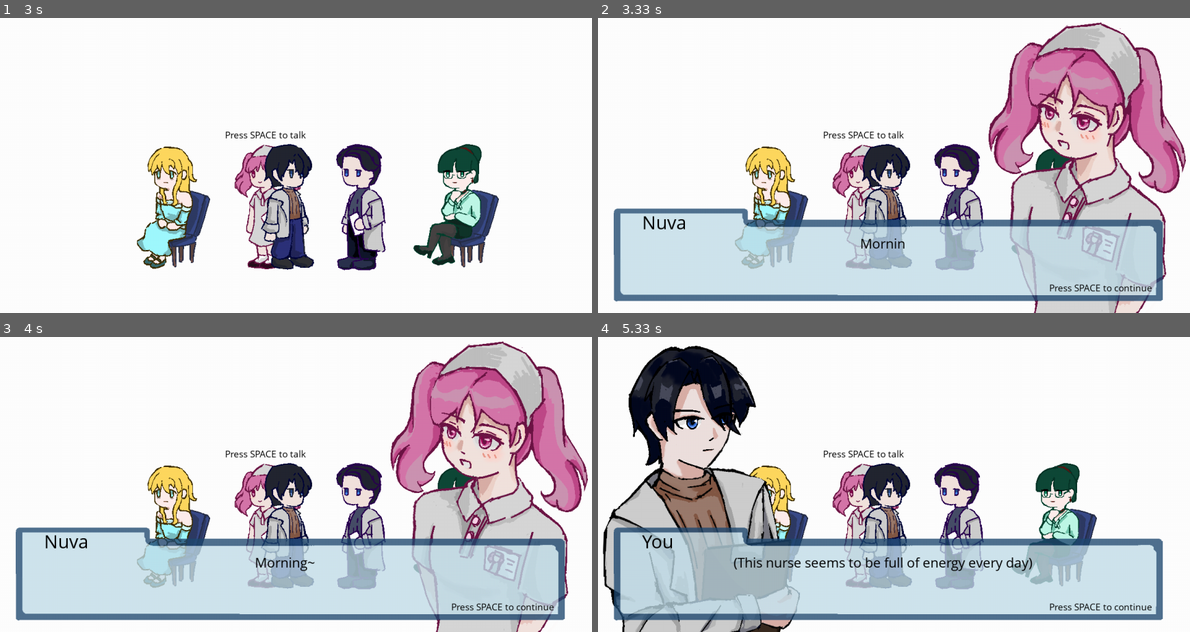
Above: before the commit, frames 1-4 (two rows, left to right).
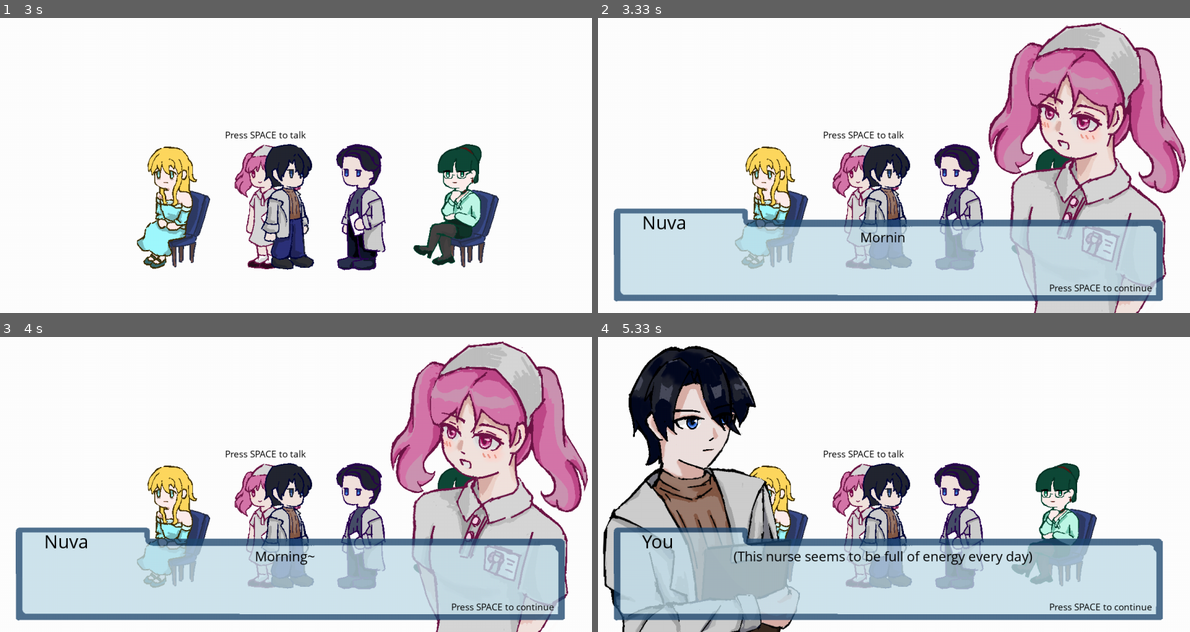
Above: after the commit, the same moments.

Repository: JoyYU271/2510-CSP1123-3-09
Game: pygame game, started from Dialogue2.py
Same seed, same stepped clock (60 frames per second), same inputs: the game is played once before the commit and once after it.
Inputs:
- Up to frame 1 (3 s): hold D 0.33-0.8 s; hold D 0.83-1.3 s; hold A 1.33-1.87 s; hold A 1.9-2.3 s; hold D 2.33-2.97 s
- Up to frame 2 (3.33 s): tap Space at 3 s
- Up to frame 3 (4 s): no input
- Up to frame 4 (5.33 s): tap Space at 4.83, 5.17 s

Frame 1 is identical in both runs. In frame 2, 0.2% of the frame differs, in the area x 44-52%, y 72-79%; in frame 3, 0.2%; in frame 4, 1.2%, in the area x 22-74%, y 72-80%.

Commit message:
fixed bug choices will display again(maybe fix?)

Diff:
--- a/Dialogue2.py
+++ b/Dialogue2.py
@@ -93,6 +93,11 @@
         self.chapter_end = False
         self.cg_shown = False
 
+        if self.current_story in self.npc.shown_options and self.npc.shown_options[self.current_story]:
+            self.current_story = "repeat_only"
+
+
+
     def update(self,event_list):
 
         if self.showing_cg:
@@ -240,7 +245,7 @@
              screen.blit(key_hint_text2,key_hint_rect2)
 
            # draw dialogue text
-           draw_text(screen,self.displayed_text,30,(0,0,0),dialog_x + self.dialog_box_img.get_width()//2  ,dialog_y + self.dialog_box_img.get_height()//2 - 25,center = True,max_width=text_max_width)
+           draw_text(screen,self.displayed_text,30,(0,0,0),dialog_x + self.dialog_box_img.get_width()//2  ,dialog_y + self.dialog_box_img.get_height()//2 - 38,center = True,max_width=text_max_width)
 
            #only show space hint if no options are present
            if not self.options:
@@ -282,7 +287,6 @@
 
     def handle_option_selection(self,keys):
 
-
         # only handle if in dialogue with options n text is full displayed
         if (self.talking and self.options and self.step <len(self.story_data) and self.letter_index >= len(self.story_data[self.step].get("text",""))):
 
@@ -303,6 +307,7 @@
                     # comfirm selection with E Key
                    if keys[pygame.K_e] and self.key_e_released:
                       selected_option = self.options[self.option_selected]
+                      self.npc.shown_options[self.current_story] = True
                       next_target = selected_option["next"]
 
                       if next_target == "back_reality":
@@ -522,6 +527,7 @@
         self.rect.center = (x,y)
         self.name = name
         self.dialog = None
+        self.shown_options = {}
 
 # to manage multiples NPCs
 class NPCManager:
--- a/NPC_dialog/NPC.json
+++ b/NPC_dialog/NPC.json
@@ -78,7 +78,7 @@
 
     ],
     "repeat_only":[
-        {"speaker":"npc","text":"She is waiting in your office, you can head over when you are ready","shown": false}
+        {"speaker":"npc","text":"She is waiting in your office, you can head over when you are ready"}
     ],
 
     "chapter_2":[
@@ -126,7 +126,7 @@
         {"speaker" :"narrator","text":"(You have had been in the habit of updating her ever since your father said she left home.)","shown": false},
         {"speaker" :"narrator","text":"(From what you ate for lunch, to the friends you've made or your choice of major—every little story is in this chat.)","shown": false},
         {"speaker" :"narrator","text":"(What you truly hope for, is her response, and maybe an explanation, nothing more.)","shown": false},
-        {"speaker" :"narrator","text":"(You type in the chat box:)","shown": false},
+        {"speaker" :"narrator","text":"(You type in the chat box)","shown": false},
         {"speaker" :"player","text":"Today is my first day at work.","shown": false},
         {"speaker" :"player","text":"Finally, I've become a doctor, like Father.","shown": false},
         {"speaker" :"player","text":"Would you be proud of me, Mom?","shown": false},
@@ -373,7 +373,8 @@
         {"speaker" :"npc","text":"...…Yes. I thought, “If this proposal isn’t perfect and something goes wrong, it could stain my entire career.”","shown": false},
         {"speaker" :"npc","text":" Just thinking about that will made me feel awful","shown": false},
         {"speaker" :"player","text":"(Perfectionism-induced anxiety. CBT (Cognitive Behavioral Therapy) might be an appropriate and effective approach here.)","shown": false},
-        {"speaker" :"narrator","text":"(Cognitive behavioral therapy (CBT) is a form of psychological treatment that has been demonstrated to be effective for a range of problems","shown": false},
+        {"speaker" :"narrator","text":"(Cognitive behavioral therapy (CBT) is a form of psychological treatment","shown": false},
+        {"speaker" :"narrator","text":" that has been demonstrated to be effective for a range of problems","shown": false},
         {"speaker" :"narrator","text":" including depression, anxiety disorders, alcohol and drug use problems, marital problems, eating disorders, and severe mental illness. )","shown": false},
         {"speaker" :"narrator","text":"(CBT treatment usually involves efforts to change thinking patterns. )","shown": false},
         {"speaker" :"npc","text":"I heard that this clinic have some kind of machine here which can treat psychological problems. Can that fix mine directly?","shown": false},
